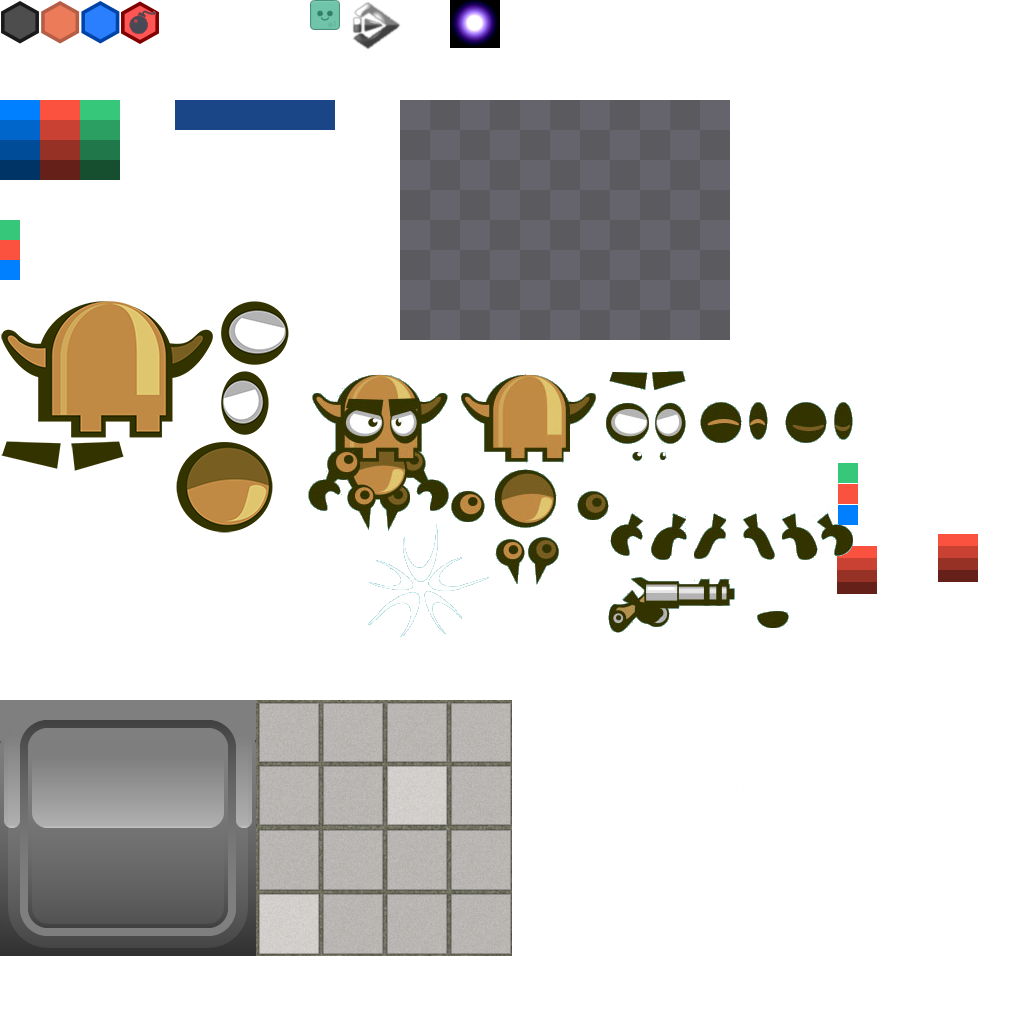
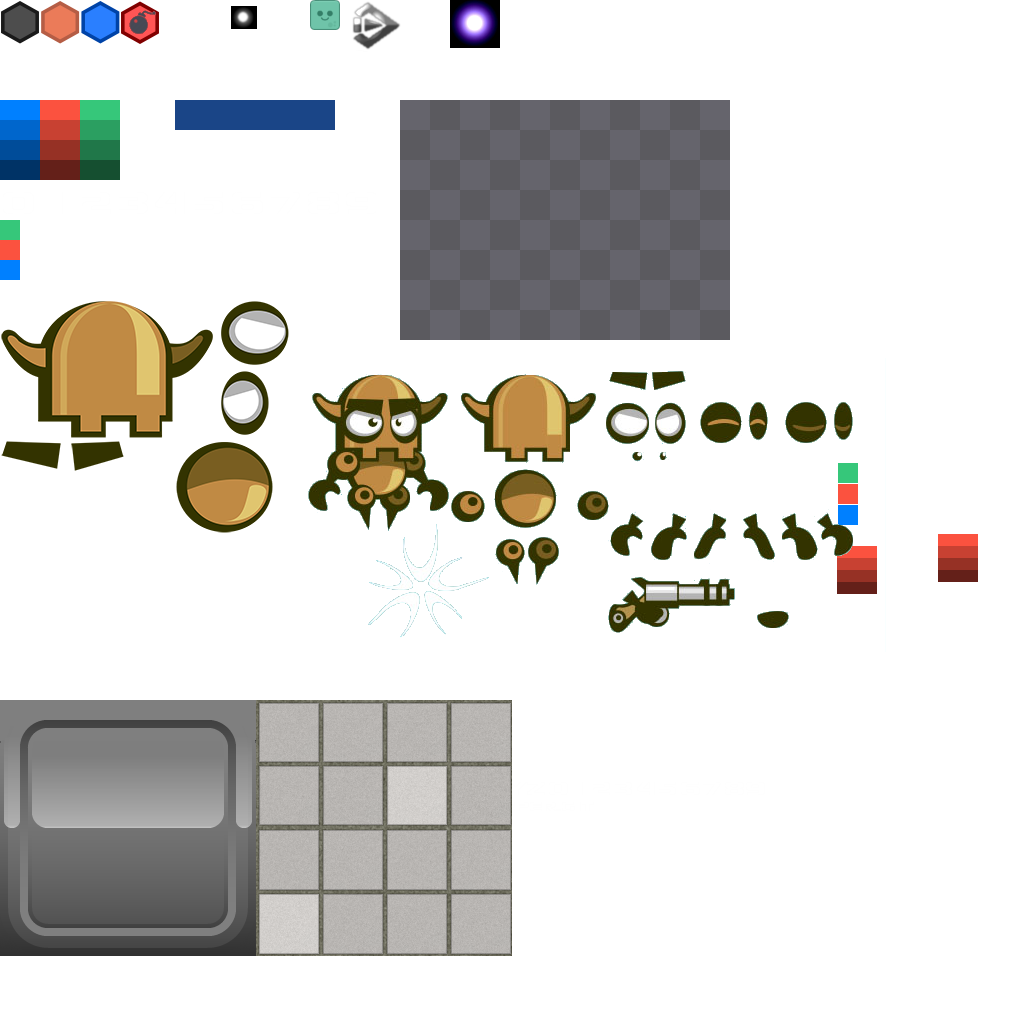
Layers edited between the first and the second 1024x1024 image:
added layer "Ebene #9" above "Ebene #4" over (231, 6, 257, 29)
